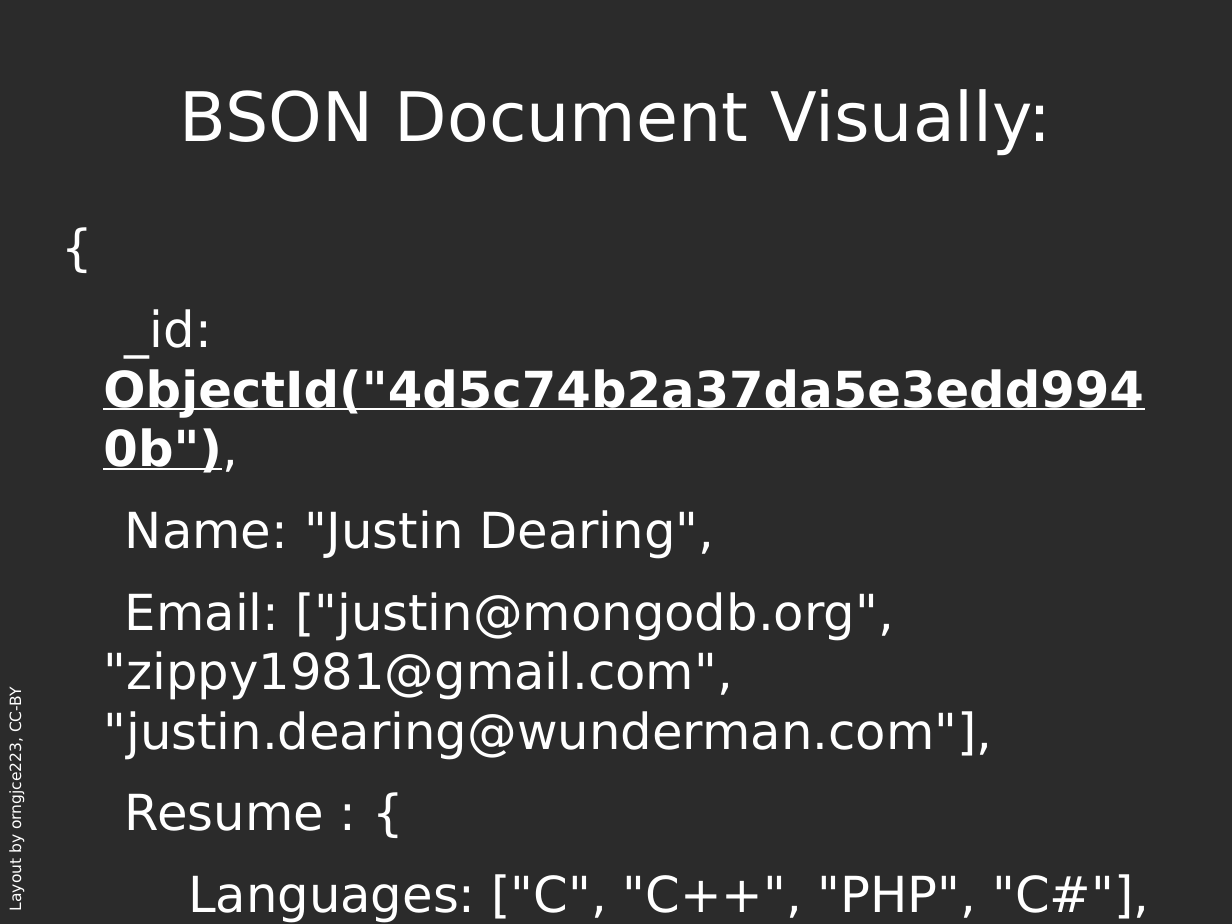
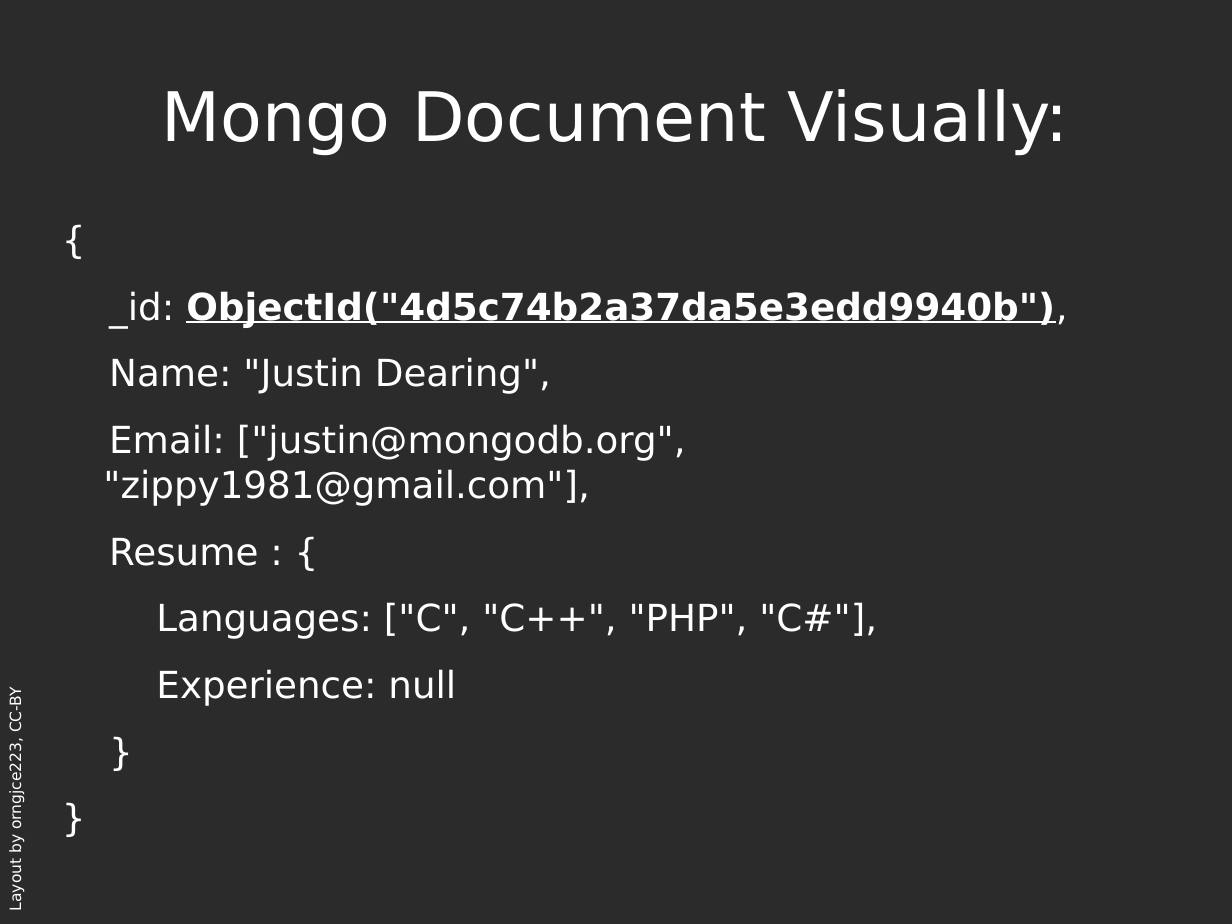
Before and after one commit to zippy1981/TalkMaterials, a slide deck: slide 5 of PGEast/The Brave New World of MaybeSQL.odp. Drawn at 1232x924 pixels with LibreOffice and Linux fonts; fonts in the diff are those of the drawing; background and template pictures are left out; a plain dark background stands for a picture behind light text. Boxes give left, top, right and bottom in pixels: in the first picture for what was removed or moved away, otherwise in the second. Text is boxed around its words. In the diff, an @@ line names an element or a change of style, - is before the commit and + after.

```diff
--- a/PGEast/The Brave New World of MaybeSQL.odp
+++ b/PGEast/The Brave New World of MaybeSQL.odp
@@ title at (162, 89, 1069, 155): text changed @@
-BSON Document Visually:
+Mongo Document Visually:
@@ text at (109, 291, 1067, 706): size 32 to 24 pt in "{", "_id: ObjectId("4d5c74b2a37da5e3edd9940b"),", "Name: "Justin Dearing",", "Resume : {" and 4 more places @@
@@ text at (103, 424, 686, 506): text changed; size 32 to 24 pt @@
-Email: ["justin@mongodb.org", "zippy1981@gmail.com", "justin.dearing@wunderman.com"],
+Email: ["justin@mongodb.org", "zippy1981@gmail.com"],
```
Also in this commit, not shown: 4 other slides changed, 2 slides added, 2 slides removed, 4 other files.
